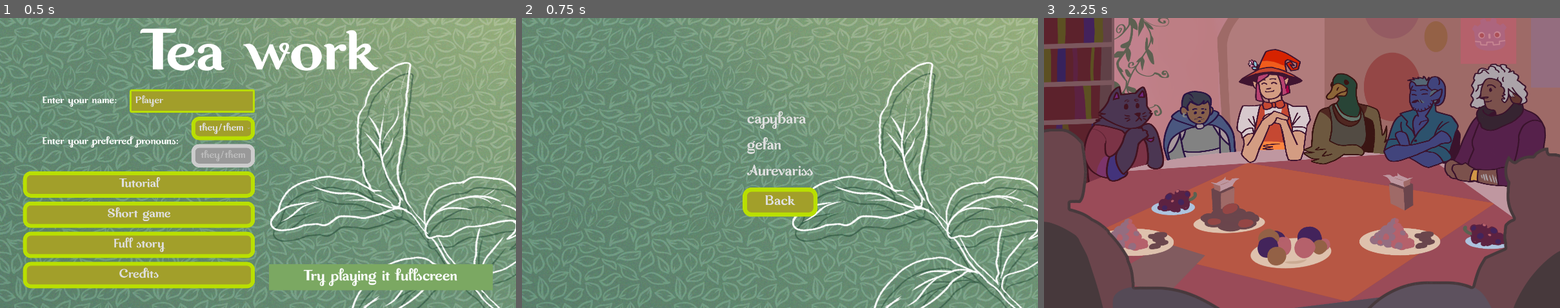
Above: before the commit, frames 1-3 (left to right).
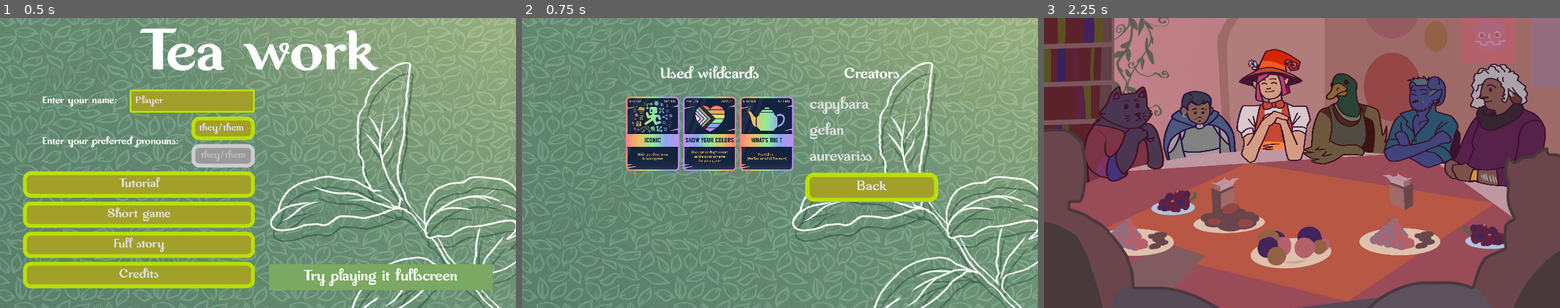
Above: after the commit, the same moments.

Repository: milana-94888u/tea-party
Game: Godot game, scene res://src/scenes/ui/main_menu.tscn
Same seed, same stepped clock (60 frames per second), same inputs: the game is played once before the commit and once after it.
Inputs:
- Up to frame 1 (0.5 s): no input
- Up to frame 2 (0.75 s): click "Credits" at 0.5 s
- Up to frame 3 (2.25 s): click "Back" at 1.25 s; click "Full story" at 2 s

Frame 1 is identical in both runs. In frame 2, 13% of the frame differs, in the area x 20-81%, y 16-69%; in frame 3, nothing differs.

Commit message:
add wildcards

Diff:
--- a/src/scenes/ui/credits.tscn
+++ b/src/scenes/ui/credits.tscn
@@ -1,7 +1,8 @@
-[gd_scene load_steps=3 format=3 uid="uid://cet3a4ssl0fvr"]
+[gd_scene load_steps=4 format=3 uid="uid://cet3a4ssl0fvr"]
 
 [ext_resource type="Texture2D" uid="uid://cmxgtl0uwjyme" path="res://assets/main_menu_background.png" id="1_ltgdx"]
 [ext_resource type="Script" path="res://src/scenes/ui/credits.gd" id="1_rwrnl"]
+[ext_resource type="Texture2D" uid="uid://br130cqsbn5tc" path="res://assets/X7k70j.png" id="3_yitho"]
 
 [node name="Credits" type="Control"]
 layout_mode = 3
@@ -18,45 +19,68 @@
 texture = ExtResource("1_ltgdx")
 metadata/_edit_lock_ = true
 
-[node name="VBoxContainer" type="VBoxContainer" parent="."]
+[node name="HBoxContainer" type="HBoxContainer" parent="."]
 layout_mode = 1
 anchors_preset = 8
 anchor_left = 0.5
 anchor_top = 0.5
 anchor_right = 0.5
 anchor_bottom = 0.5
-offset_left = -123.5
-offset_top = -192.0
-offset_right = 123.5
-offset_bottom = 192.0
+offset_left = -545.5
+offset_top = -376.0
+offset_right = 545.5
+offset_bottom = 376.0
 grow_horizontal = 2
 grow_vertical = 2
+theme_override_constants/separation = 60
 
-[node name="Capybara" type="LinkButton" parent="VBoxContainer"]
+[node name="Wildcards" type="VBoxContainer" parent="HBoxContainer"]
+layout_mode = 2
+
+[node name="Label" type="Label" parent="HBoxContainer/Wildcards"]
+layout_mode = 2
+theme_type_variation = &"HeaderLarge"
+text = "Used wildcards"
+
+[node name="TextureRect" type="TextureRect" parent="HBoxContainer/Wildcards"]
+layout_mode = 2
+texture = ExtResource("3_yitho")
+expand_mode = 4
+stretch_mode = 4
+
+[node name="Creators" type="VBoxContainer" parent="HBoxContainer"]
+layout_mode = 2
+
+[node name="Label" type="Label" parent="HBoxContainer/Creators"]
+layout_mode = 2
+theme_type_variation = &"HeaderLarge"
+text = "Creators"
+
+[node name="Capybara" type="LinkButton" parent="HBoxContainer/Creators"]
 layout_mode = 2
 theme_override_font_sizes/font_size = 64
 text = "capybara"
 underline = 1
 uri = "https://onitenjikunezumi.itch.io/"
 
-[node name="Gefan" type="LinkButton" parent="VBoxContainer"]
+[node name="Gefan" type="LinkButton" parent="HBoxContainer/Creators"]
 layout_mode = 2
 theme_override_font_sizes/font_size = 64
 text = "gefan"
 underline = 1
 uri = "https://tmgefan.itch.io/"
 
-[node name="Raven" type="LinkButton" parent="VBoxContainer"]
+[node name="Raven" type="LinkButton" parent="HBoxContainer/Creators"]
 layout_mode = 2
 theme_override_font_sizes/font_size = 64
-text = "Aurevariss"
+text = "aurevariss"
 underline = 1
 uri = "https://aurevariss.itch.io/"
 
-[node name="BackButton" type="Button" parent="VBoxContainer"]
+[node name="BackButton" type="Button" parent="HBoxContainer/Creators"]
 unique_name_in_owner = true
 layout_mode = 2
 mouse_default_cursor_shape = 2
 text = "Back"
 
-[connection signal="pressed" from="VBoxContainer/BackButton" to="." method="_on_back_button_pressed"]
+[connection signal="pressed" from="HBoxContainer/Creators/BackButton" to="." method="_on_back_button_pressed"]
Binary file added: assets/X7k70j.png
Not shown, added: assets/X7k70j.png.import
